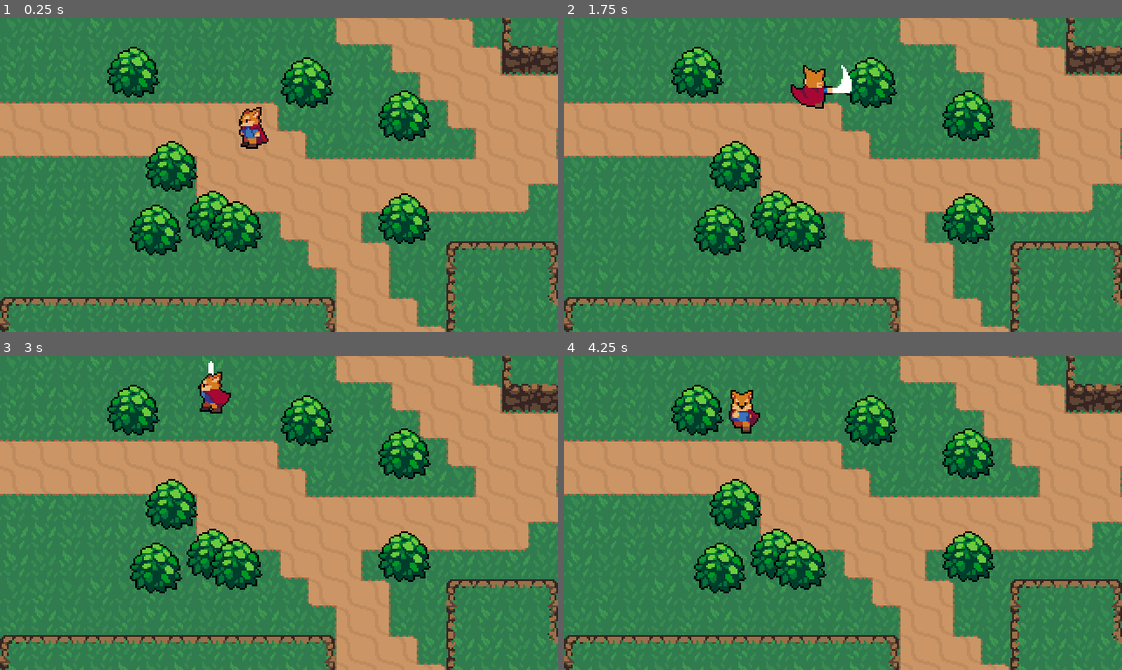
Above: before the commit, frames 1-4 (two rows, left to right).
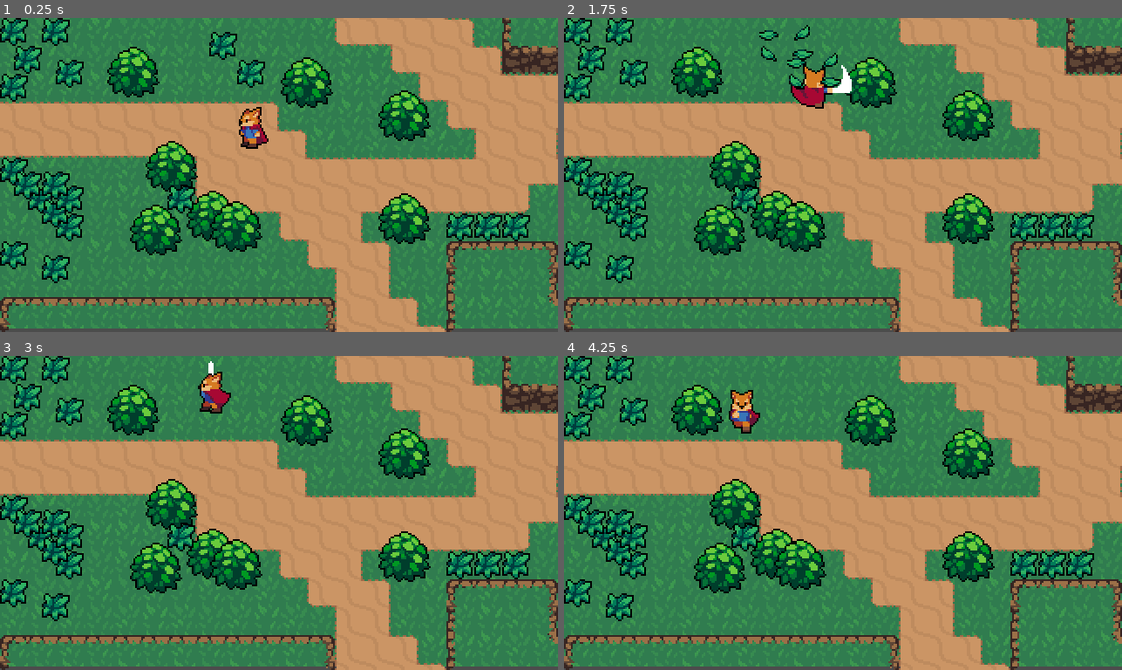
Above: after the commit, the same moments.

Repository: lefev/heart_beast_rpg
Game: Godot game, scene res://scenes/main/Main.tscn
Two runs of this game, one before a commit and one after it. Both use one fixed random seed, a clock stepped at 60 frames per second and the inputs below.
Inputs (mouse positions are in pixels of both pictures, inside the frame that each line leads up to):
- Up to frame 1 (0.25 s): no input
- Up to frame 2 (1.75 s): tap Enter at 0.5 s; move the mouse to (815, 237) at 0.52 s; hold W (move_up) from 0.53 s (still down); click (815, 237) at 0.6 s; move the mouse to (1010, 222) at 1.27 s; click (1010, 222) at 1.35 s
- Up to frame 3 (3 s): move the mouse to (111, 465) at 2.02 s; release W (move_up) at 2.03 s; hold A (move_left) from 2.03 s (still down); click (111, 465) at 2.1 s; move the mouse to (306, 513) at 2.77 s; click (306, 513) at 2.85 s
- Up to frame 4 (4.25 s): move the mouse to (759, 434) at 3.52 s; release A (move_left) at 3.53 s; hold S (move_down) from 3.53 s (still down); click (759, 434) at 3.6 s

The runs differ from the first frame. In frame 1, 12% of the frame differs, in the area x 0-100%, y 0-100%; in frame 2, 12%; in frame 3, 11%; in frame 4, 11%.

Commit message:
feat: adds bushes, hit- and hurtboxes

Diff:
--- /dev/null
+++ b/tiny_quest/HitBox.tscn
@@ -0,0 +1,11 @@
+[gd_scene load_steps=2 format=2]
+
+[sub_resource type="RectangleShape2D" id=1]
+extents = Vector2( 6.74366, 6.8099 )
+
+[node name="HitBox" type="Area2D"]
+collision_layer = 0
+collision_mask = 0
+
+[node name="CollisionShape2D" type="CollisionShape2D" parent="."]
+shape = SubResource( 1 )
--- /dev/null
+++ b/tiny_quest/HurtBox.tscn
@@ -0,0 +1,11 @@
+[gd_scene load_steps=2 format=2]
+
+[sub_resource type="RectangleShape2D" id=1]
+extents = Vector2( 6.74366, 6.8099 )
+
+[node name="HitBox" type="Area2D"]
+collision_layer = 0
+collision_mask = 0
+
+[node name="CollisionShape2D" type="CollisionShape2D" parent="."]
+shape = SubResource( 1 )
--- /dev/null
+++ b/tiny_quest/effects/GrassEffect.gd
@@ -0,0 +1,13 @@
+extends Node2D
+
+onready var animated_sprite = $AnimatedSprite
+
+func _ready() -> void:
+	play_from("Animate", 0)
+
+func play_from(var animation_name ,var frame) -> void:
+	animated_sprite.frame = frame
+	animated_sprite.play(animation_name)
+
+func _on_AnimatedSprite_animation_finished() -> void:
+	queue_free()
--- /dev/null
+++ b/tiny_quest/effects/GrassEffect.tscn
@@ -0,0 +1,43 @@
+[gd_scene load_steps=9 format=2]
+
+[ext_resource path="res://effects/GrassEffect.gd" type="Script" id=1]
+[ext_resource path="res://effects/grass_effect.png" type="Texture" id=2]
+
+[sub_resource type="AtlasTexture" id=1]
+atlas = ExtResource( 2 )
+region = Rect2( 0, 0, 32, 32 )
+
+[sub_resource type="AtlasTexture" id=2]
+atlas = ExtResource( 2 )
+region = Rect2( 32, 0, 32, 32 )
+
+[sub_resource type="AtlasTexture" id=3]
+atlas = ExtResource( 2 )
+region = Rect2( 64, 0, 32, 32 )
+
+[sub_resource type="AtlasTexture" id=4]
+atlas = ExtResource( 2 )
+region = Rect2( 96, 0, 32, 32 )
+
+[sub_resource type="AtlasTexture" id=5]
+atlas = ExtResource( 2 )
+region = Rect2( 128, 0, 32, 32 )
+
+[sub_resource type="SpriteFrames" id=6]
+animations = [ {
+"frames": [ SubResource( 1 ), SubResource( 2 ), SubResource( 3 ), SubResource( 4 ), SubResource( 5 ) ],
+"loop": false,
+"name": "Animate",
+"speed": 15.0
+} ]
+
+[node name="GrassEffect" type="Node2D"]
+script = ExtResource( 1 )
+
+[node name="AnimatedSprite" type="AnimatedSprite" parent="."]
+frames = SubResource( 6 )
+animation = "Animate"
+frame = 4
+playing = true
+
+[connection signal="animation_finished" from="AnimatedSprite" to="." method="_on_AnimatedSprite_animation_finished"]
--- a/tiny_quest/entities/player/Player.tscn
+++ b/tiny_quest/entities/player/Player.tscn
@@ -1,7 +1,8 @@
-[gd_scene load_steps=37 format=2]
+[gd_scene load_steps=39 format=2]
 
 [ext_resource path="res://entities/player/assets/player_spritesheet.png" type="Texture" id=1]
 [ext_resource path="res://entities/player/PlayerController.gd" type="Script" id=2]
+[ext_resource path="res://HitBox.tscn" type="PackedScene" id=3]
 
 [sub_resource type="CapsuleShape2D" id=1]
 radius = 3.03088
@@ -36,6 +37,30 @@
 "method": "attack_animation_finished"
 } ]
 }
+tracks/2/type = "value"
+tracks/2/path = NodePath("HitboxPivot:position")
+tracks/2/interp = 1
+tracks/2/loop_wrap = true
+tracks/2/imported = false
+tracks/2/enabled = true
+tracks/2/keys = {
+"times": PoolRealArray( 0 ),
+"transitions": PoolRealArray( 1 ),
+"update": 0,
+"values": [ Vector2( -1.9865, 4.63516 ) ]
+}
+tracks/3/type = "value"
+tracks/3/path = NodePath("HitboxPivot/SwordHitBox/CollisionShape2D:disabled")
+tracks/3/interp = 1
+tracks/3/loop_wrap = true
+tracks/3/imported = false
+tracks/3/enabled = true
+tracks/3/keys = {
+"times": PoolRealArray( 0, 0.1, 0.3 ),
+"transitions": PoolRealArray( 1, 1, 1 ),
+"update": 1,
+"values": [ true, false, true ]
+}
 
 [sub_resource type="Animation" id=3]
 resource_name = "attack_left"
@@ -66,6 +91,30 @@
 "method": "attack_animation_finished"
 } ]
 }
+tracks/2/type = "value"
+tracks/2/path = NodePath("HitboxPivot:position")
+tracks/2/interp = 1
+tracks/2/loop_wrap = true
+tracks/2/imported = false
+tracks/2/enabled = true
+tracks/2/keys = {
+"times": PoolRealArray( 0 ),
+"transitions": PoolRealArray( 1 ),
+"update": 0,
+"values": [ Vector2( -10.4622, -6.4892 ) ]
+}
+tracks/3/type = "value"
+tracks/3/path = NodePath("HitboxPivot/SwordHitBox/CollisionShape2D:disabled")
+tracks/3/interp = 1
+tracks/3/loop_wrap = true
+tracks/3/imported = false
+tracks/3/enabled = true
+tracks/3/keys = {
+"times": PoolRealArray( 0.1, 0.3 ),
+"transitions": PoolRealArray( 1, 1 ),
+"update": 1,
+"values": [ false, true ]
+}
 
 [sub_resource type="Animation" id=4]
 length = 0.4
@@ -95,6 +144,30 @@
 "method": "attack_animation_finished"
 } ]
 }
+tracks/2/type = "value"
+tracks/2/path = NodePath("HitboxPivot:position")
+tracks/2/interp = 1
+tracks/2/loop_wrap = true
+tracks/2/imported = false
+tracks/2/enabled = true
+tracks/2/keys = {
+"times": PoolRealArray( 0 ),
+"transitions": PoolRealArray( 1 ),
+"update": 0,
+"values": [ Vector2( 10.4622, -6.48921 ) ]
+}
+tracks/3/type = "value"
+tracks/3/path = NodePath("HitboxPivot/SwordHitBox/CollisionShape2D:disabled")
+tracks/3/interp = 1
+tracks/3/loop_wrap = true
+tracks/3/imported = false
+tracks/3/enabled = true
+tracks/3/keys = {
+"times": PoolRealArray( 0.1, 0.3 ),
+"transitions": PoolRealArray( 1, 1 ),
+"update": 1,
+"values": [ false, true ]
+}
 
 [sub_resource type="Animation" id=5]
 resource_name = "attack_up"
@@ -124,6 +197,30 @@
 "args": [  ],
 "method": "attack_animation_finished"
 } ]
+}
+tracks/2/type = "value"
+tracks/2/path = NodePath("HitboxPivot:position")
+tracks/2/interp = 1
+tracks/2/loop_wrap = true
+tracks/2/imported = false
+tracks/2/enabled = true
+tracks/2/keys = {
+"times": PoolRealArray( 0 ),
+"transitions": PoolRealArray( 1 ),
+"update": 0,
+"values": [ Vector2( 0.529728, -14.7 ) ]
+}
+tracks/3/type = "value"
+tracks/3/path = NodePath("HitboxPivot/SwordHitBox/CollisionShape2D:disabled")
+tracks/3/interp = 1
+tracks/3/loop_wrap = true
+tracks/3/imported = false
+tracks/3/enabled = true
+tracks/3/keys = {
+"times": PoolRealArray( 0.1, 0.3 ),
+"transitions": PoolRealArray( 1, 1 ),
+"update": 1,
+"values": [ false, true ]
 }
 
 [sub_resource type="Animation" id=6]
@@ -350,11 +447,12 @@
 
 [sub_resource type="AnimationNodeStateMachinePlayback" id=34]
 
+[sub_resource type="CircleShape2D" id=35]
+radius = 15.6616
+
 [node name="Player" type="KinematicBody2D"]
+collision_layer = 2
 script = ExtResource( 2 )
-__meta__ = {
-"_edit_group_": true
-}
 
 [node name="Sprite" type="Sprite" parent="."]
 position = Vector2( 0, -10 )
@@ -387,3 +485,19 @@
 parameters/attack/blend_position = Vector2( 0, 0 )
 parameters/idle/blend_position = Vector2( 0, 0 )
 parameters/run/blend_position = Vector2( 0, 0 )
+
+[node name="HitboxPivot" type="Position2D" parent="."]
+position = Vector2( 0.529728, -14.7 )
+rotation = 0.453786
+__meta__ = {
+"_edit_group_": true
+}
+
+[node name="SwordHitBox" parent="HitboxPivot" instance=ExtResource( 3 )]
+collision_mask = 8
+
+[node name="CollisionShape2D" parent="HitboxPivot/SwordHitBox" index="0"]
+shape = SubResource( 35 )
+disabled = true
+
+[editable path="HitboxPivot/SwordHitBox"]
--- a/tiny_quest/entities/player/PlayerController.gd
+++ b/tiny_quest/entities/player/PlayerController.gd
@@ -29,7 +29,6 @@
 	match current_state:
 		MOVE:
 			move_state(delta)
-
 		ROLL:
 			pass
 
@@ -66,11 +65,13 @@
 		current_state = ATTACK
 	pass
 
+
 func attack_state(_delta : float) -> void:
 	# Stop sliding while attacking
 	velocity = Vector2.ZERO
 	animation_state.travel("attack")
 	pass
 
+
 func attack_animation_finished() -> void:
 	current_state = MOVE
--- a/tiny_quest/project.godot
+++ b/tiny_quest/project.godot
@@ -10,7 +10,6 @@
 
 _global_script_classes=[  ]
 _global_script_class_icons={
-
 }
 
 [application]
@@ -81,6 +80,13 @@
  ]
 }
 
+[layer_names]
+
+2d_physics/layer_1="World"
+2d_physics/layer_2="Player"
+2d_physics/layer_3="PlayerHurtbox"
+2d_physics/layer_4="EnemyHurtbox"
+
 [rendering]
 
 environment/default_environment="res://default_env.tres"
--- /dev/null
+++ b/tiny_quest/scenes/assets/environment/Grass.gd
@@ -0,0 +1,13 @@
+extends Node2D
+
+func create_grass_effect():
+	var GrassEffect = load("res://effects/GrassEffect.tscn")
+	var grassEffect = GrassEffect.instance()
+	var main = get_tree().current_scene
+	main.add_child(grassEffect)
+	grassEffect.global_position = global_position
+
+
+func _on_HurtBox_area_entered(_area: Area2D) -> void:
+	create_grass_effect()
+	queue_free()
--- /dev/null
+++ b/tiny_quest/scenes/assets/environment/Grass.tscn
@@ -0,0 +1,18 @@
+[gd_scene load_steps=4 format=2]
+
+[ext_resource path="res://scenes/assets/environment/grass.png" type="Texture" id=1]
+[ext_resource path="res://scenes/assets/environment/Grass.gd" type="Script" id=2]
+[ext_resource path="res://HurtBox.tscn" type="PackedScene" id=4]
+
+[node name="Grass" type="Node2D"]
+script = ExtResource( 2 )
+
+[node name="Sprite" type="Sprite" parent="."]
+texture = ExtResource( 1 )
+
+[node name="HurtBox" parent="." instance=ExtResource( 4 )]
+collision_layer = 8
+
+[connection signal="area_entered" from="HurtBox" to="." method="_on_HurtBox_area_entered"]
+
+[editable path="HurtBox"]
--- a/tiny_quest/scenes/main/Main.tscn
+++ b/tiny_quest/scenes/main/Main.tscn
@@ -1,10 +1,11 @@
-[gd_scene load_steps=60 format=2]
+[gd_scene load_steps=61 format=2]
 
 [ext_resource path="res://scenes/assets/environment/Bush.tscn" type="PackedScene" id=1]
 [ext_resource path="res://entities/player/Player.tscn" type="PackedScene" id=2]
 [ext_resource path="res://scenes/assets/environment/grass_background.png" type="Texture" id=3]
 [ext_resource path="res://scenes/assets/environment/dirt_tileset.png" type="Texture" id=4]
 [ext_resource path="res://scenes/assets/environment/cliff_tileset.png" type="Texture" id=5]
+[ext_resource path="res://scenes/assets/environment/Grass.tscn" type="PackedScene" id=6]
 
 [sub_resource type="TileSet" id=1]
 resource_local_to_scene = true
@@ -532,7 +533,7 @@
 }
 
 [node name="Background" type="Sprite" parent="."]
-position = Vector2( 160, 90 )
+position = Vector2( 160, 88 )
 texture = ExtResource( 3 )
 region_enabled = true
 region_rect = Rect2( 0, 0, 320, 180 )
@@ -546,6 +547,7 @@
 [node name="DirtWallTileMap" type="TileMap" parent="."]
 tile_set = SubResource( 54 )
 cell_size = Vector2( 32, 32 )
+collision_mask = 0
 format = 1
 tile_data = PoolIntArray( -786423, 0, 4, -786422, 0, 196609, -786421, 0, 196609, -786420, 0, 196609, -786419, 0, 196609 …(2975 unchanged characters)…
 
@@ -554,26 +556,93 @@
 [node name="Player" parent="YSort" instance=ExtResource( 2 )]
 position = Vector2( 144, 72 )
 
-[node name="Bush2" parent="YSort" instance=ExtResource( 1 )]
+[node name="Bushes" type="Node2D" parent="YSort"]
+
+[node name="Bush" parent="YSort/Bushes" instance=ExtResource( 1 )]
+position = Vector2( 98.4443, 89.3126 )
+
+[node name="Bush2" parent="YSort/Bushes" instance=ExtResource( 1 )]
 position = Vector2( 121.847, 118.241 )
 
-[node name="Bush" parent="YSort" instance=ExtResource( 1 )]
-position = Vector2( 98.4443, 89.3126 )
-
-[node name="Bush3" parent="YSort" instance=ExtResource( 1 )]
+[node name="Bush3" parent="YSort/Bushes" instance=ExtResource( 1 )]
 position = Vector2( 89.7021, 125.781 )
 
-[node name="Bush4" parent="YSort" instance=ExtResource( 1 )]
+[node name="Bush4" parent="YSort/Bushes" instance=ExtResource( 1 )]
 position = Vector2( 135.737, 124.193 )
 
-[node name="Bush5" parent="YSort" instance=ExtResource( 1 )]
+[node name="Bush5" parent="YSort/Bushes" instance=ExtResource( 1 )]
 position = Vector2( 232.171, 60.3004 )
 
-[node name="Bush6" parent="YSort" instance=ExtResource( 1 )]
+[node name="Bush6" parent="YSort/Bushes" instance=ExtResource( 1 )]
 position = Vector2( 175.819, 41.6484 )
 
-[node name="Bush8" parent="YSort" instance=ExtResource( 1 )]
+[node name="Bush8" parent="YSort/Bushes" instance=ExtResource( 1 )]
 position = Vector2( 231.774, 119.431 )
 
-[node name="Bush9" parent="YSort" instance=ExtResource( 1 )]
+[node name="Bush9" parent="YSort/Bushes" instance=ExtResource( 1 )]
 position = Vector2( 76.606, 35.6957 )
+
+[node name="Grasses" type="Node2D" parent="YSort"]
+
+[node name="Grass" parent="YSort/Grasses" instance=ExtResource( 6 )]
+position = Vector2( 40, 32 )
+
+[node name="Grass2" parent="YSort/Grasses" instance=ExtResource( 6 )]
+position = Vector2( 8, 40 )
+
+[node name="Grass3" parent="YSort/Grasses" instance=ExtResource( 6 )]
+position = Vector2( 16, 24 )
+
+[node name="Grass4" parent="YSort/Grasses" instance=ExtResource( 6 )]
+position = Vector2( 32, 8 )
+
+[node name="Grass5" parent="YSort/Grasses" instance=ExtResource( 6 )]
+position = Vector2( 8, 8 )
+
+[node name="Grass6" parent="YSort/Grasses" instance=ExtResource( 6 )]
+position = Vector2( 8, 8 )
+
+[node name="Grass7" parent="YSort/Grasses" instance=ExtResource( 6 )]
+position = Vector2( 144, 32 )
+
+[node name="Grass9" parent="YSort/Grasses" instance=ExtResource( 6 )]
+position = Vector2( 104, 104 )
+
+[node name="Grass10" parent="YSort/Grasses" instance=ExtResource( 6 )]
+position = Vector2( 8, 88 )
+
+[node name="Grass11" parent="YSort/Grasses" instance=ExtResource( 6 )]
+position = Vector2( 24, 104 )
+
+[node name="Grass12" parent="YSort/Grasses" instance=ExtResource( 6 )]
+position = Vector2( 40, 120 )
+
+[node name="Grass13" parent="YSort/Grasses" instance=ExtResource( 6 )]
+position = Vector2( 32, 112 )
+
+[node name="Grass14" parent="YSort/Grasses" instance=ExtResource( 6 )]
+position = Vector2( 40, 104 )
+
+[node name="Grass15" parent="YSort/Grasses" instance=ExtResource( 6 )]
+position = Vector2( 32, 96 )
+
+[node name="Grass16" parent="YSort/Grasses" instance=ExtResource( 6 )]
+position = Vector2( 16, 96 )
+
+[node name="Grass17" parent="YSort/Grasses" instance=ExtResource( 6 )]
+position = Vector2( 8, 136 )
+
+[node name="Grass18" parent="YSort/Grasses" instance=ExtResource( 6 )]
+position = Vector2( 32, 144 )
+
+[node name="Grass19" parent="YSort/Grasses" instance=ExtResource( 6 )]
+position = Vector2( 296, 120 )
+
+[node name="Grass20" parent="YSort/Grasses" instance=ExtResource( 6 )]
+position = Vector2( 280, 120 )
+
+[node name="Grass21" parent="YSort/Grasses" instance=ExtResource( 6 )]
+position = Vector2( 264, 120 )
+
+[node name="Grass8" parent="YSort/Grasses" instance=ExtResource( 6 )]
+position = Vector2( 128, 16 )
